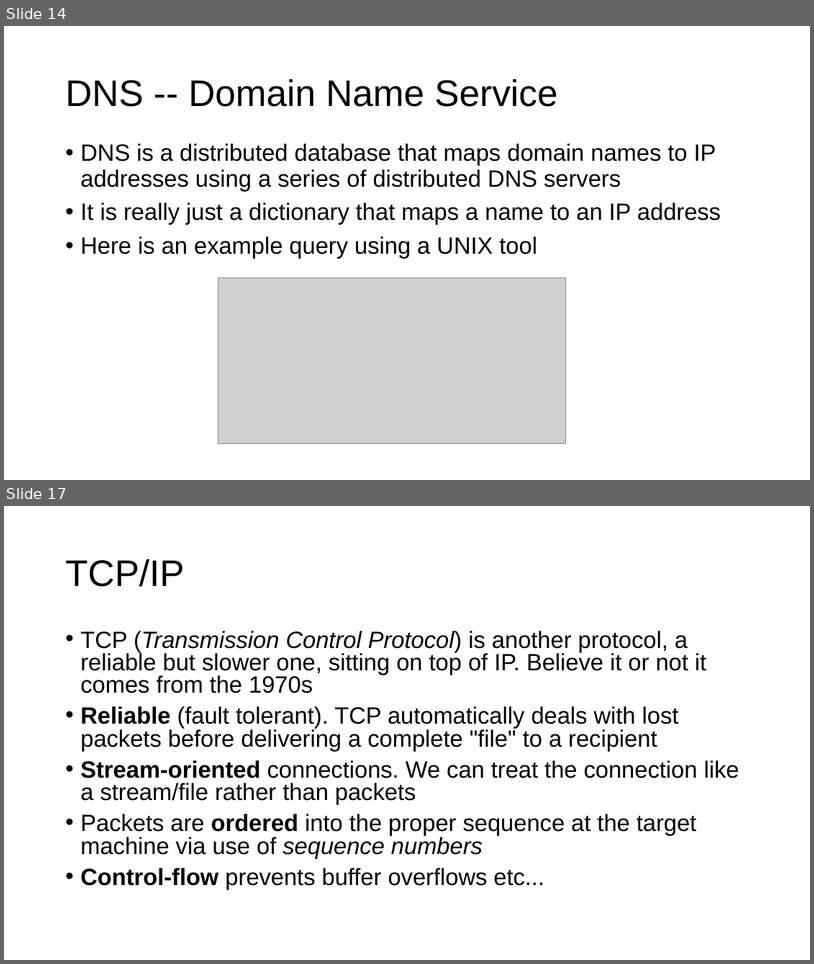
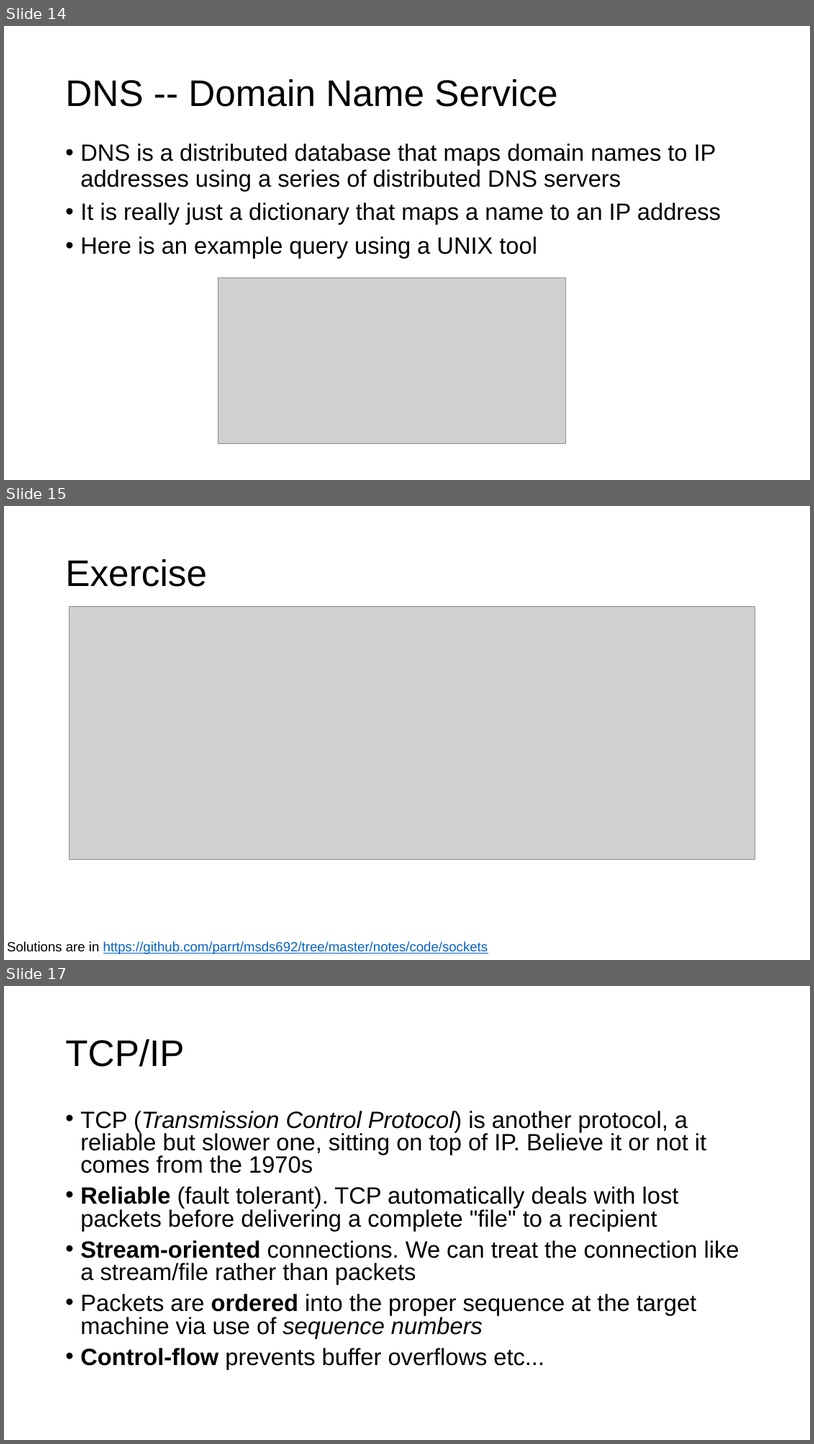
Before and after one commit to parrt/msds692, a slide deck: notes/sockets.pptx. Shown one above the other, each under a label of ours: slides 14 and 17 before the commit, slides 14, 15 and 17 after it; the slides between them are not shown. The pictures are 814x964 and 814x1444 pixels, drawn with LibreOffice and Linux fonts; fonts in the diff are those of the drawing; grey boxes stand for pictures; background and template pictures are left out. Boxes give left, top, right and bottom in pixels: in the first picture for what was removed or moved away, otherwise in the second. Text is boxed around its words. In the diff, an @@ line names an element or a change of style, - is before the commit and + after.

```diff
--- a/notes/sockets.pptx
+++ b/notes/sockets.pptx
@@ slide 15 added at <box>4,506,810,960</box>, background #FFFFFF @@
@@ title added at <box>65,559,207,587</box>, 44 pt, text #000000 @@
+Exercise
@@ picture added at <box>70,606,756,859</box> @@
@@ text added at <box>7,941,489,954</box>, 16 pt, text #0563C1, underline @@
+Solutions are in https://github.com/parrt/msds692/tree/master/notes/code/sockets
```
Also in this commit, not shown: 7 slides changed, 1 slide removed, 1 other file.
